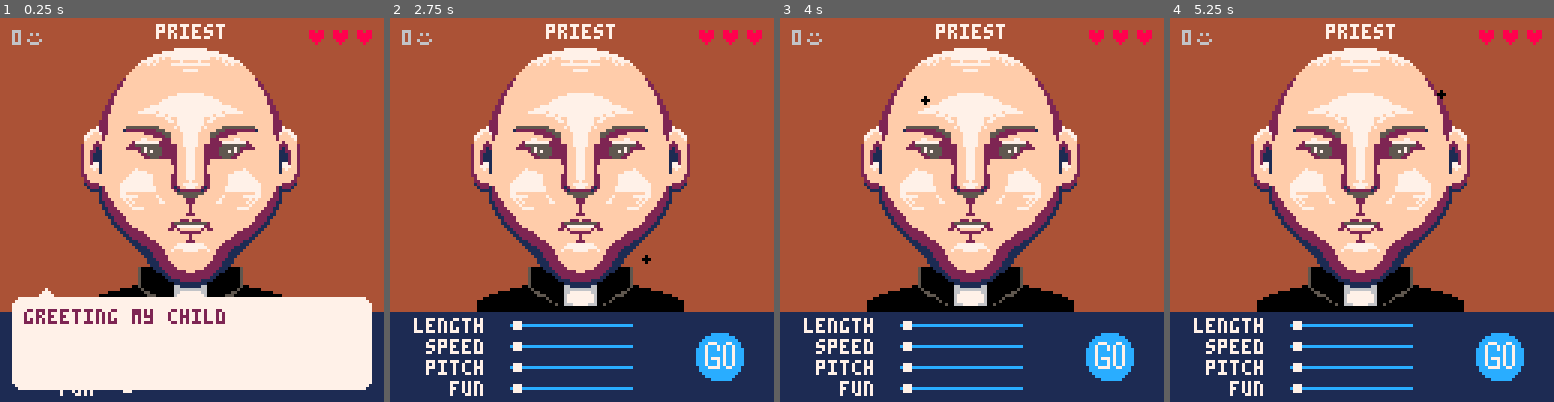
Above: before the commit, frames 1-4 (left to right).
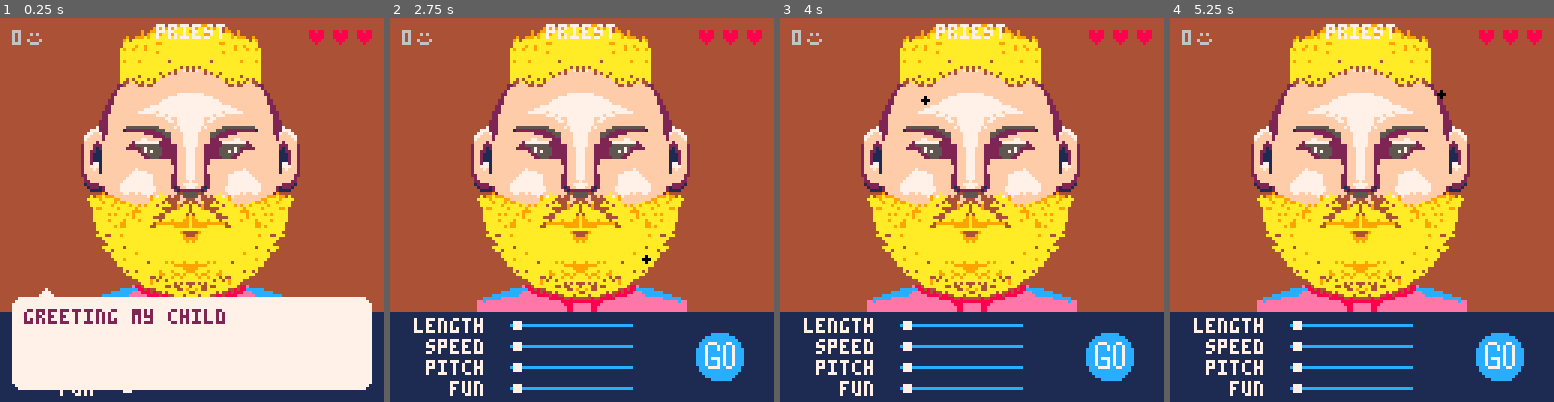
Above: after the commit, the same moments.

Repository: Alfie-Edwards/game-boys
Game: PICO-8 cartridge game.p8
Two runs of this game, one before a commit and one after it. Both use one fixed random seed, a clock stepped at 60 frames per second and the inputs below.
Inputs (mouse positions are in pixels of both pictures, inside the frame that each line leads up to):
- Up to frame 1 (0.25 s): no input
- Up to frame 2 (2.75 s): tap O (Z key) at 0.33, 0.7, 1.43, 2.22 s; click (459, 121) at 0.67 s; tap X (X key) at 1.07, 2.07, 2.4, 2.73 s; click (520, 267) at 1.22 s; click (585, 114) at 1.77 s; click (647, 259) at 2.32 s
- Up to frame 3 (4 s): click (1102, 106) at 2.87 s; tap X (X key) at 3.07, 3.4, 3.73 s; tap O (Z key) at 3.1, 3.98 s; click (864, 256) at 3.42 s; click (925, 102) at 3.97 s
- Up to frame 4 (5.25 s): tap X (X key) every 0.33 s from 4.07 to 5.07 s; click (1381, 248) at 4.52 s; tap O (Z key) at 4.87 s; click (1442, 94) at 5.07 s

The runs differ from the first frame. In frame 1, 16% of the frame differs, in the area x 22-77%, y 1-73%; in frame 2, 18%; in frame 3, 18%, in the area x 22-78%, y 1-77%; in frame 4, 18%.

Commit message:
separate specific features; beardy man face

Diff:
--- a/face.lua
+++ b/face.lua
@@ -1,9 +1,15 @@
 sprite_info = {
+	neutral_eyes_sprite = 80,
+	neutral_mouth_sprite = 83,
+	["big beardy man"] = {
+		beard_sprite = 139,
+		collar_sprite = 122,
+		hair_sprite = 74,
+		moustache_sprite = 71,
+	},
 	priest = {
 		collar_sprite = 101,
-		neutral_eyes_sprite = 80,
-		neutral_mouth_sprite = 83,
-	}
+	},
 }
 
 function draw_rotated_anticlockwise(x, y, w_tiles, h_tiles, map_x, map_y, flip_y)
@@ -89,42 +95,81 @@
 	return x * 8
 end
 
-function draw_collar_left(sprite_idx, x, y)
-	spr(sprite_idx, x, y, 5, 2, false, false)
-end
-function draw_collar_right(sprite_idx, x, y)
-	spr(sprite_idx, x, y, 5, 2, true, false)
-end
-function draw_collar(sprite_idx, head_bottom)
-	draw_collar_left(sprite_idx, 64 - tiles(5), head_bottom - tiles(1))
-	draw_collar_right(sprite_idx, 64 - 1,       head_bottom - tiles(1))
-end
-
-function draw_neutral_eyes_left(sprite_idx, x, y)
-	spr(sprite_idx, x, y, 3, 3, true, false)
-end
-function draw_neutral_eyes_right(sprite_idx, x, y)
-	spr(sprite_idx, x, y, 3, 3, false, false)
-end
 function draw_neutral_eyes(sprite_idx, head_top, head_left, head_right)
-	draw_neutral_eyes_left(sprite_idx, head_left + 3, head_top + tiles(3))
+	function draw_neutral_eyes_left(sprite_idx, x, y)
+		spr(sprite_idx, x, y, 3, 3, true, false)
+	end
+	function draw_neutral_eyes_right(sprite_idx, x, y)
+		spr(sprite_idx, x, y, 3, 3, false, false)
+	end
+
+	draw_neutral_eyes_left(sprite_idx,  head_left + 3,             head_top + tiles(3))
 	draw_neutral_eyes_right(sprite_idx, head_right - tiles(3) - 3, head_top + tiles(3))
 end
 
-function draw_neutral_mouth_left(sprite_idx, x, y)
-	spr(sprite_idx, x, y, 2, 3, false, false)
-end
-function draw_neutral_mouth_right(sprite_idx, x, y)
-	spr(sprite_idx, x, y, 2, 3, true, false)
-end
 function draw_neutral_mouth(sprite_idx, head_bottom, head_left, head_right)
-	draw_neutral_mouth_left(sprite_idx, head_left + tiles(2), head_bottom - tiles(4))
+	function draw_neutral_mouth_left(sprite_idx, x, y)
+		spr(sprite_idx, x, y, 2, 3, false, false)
+	end
+	function draw_neutral_mouth_right(sprite_idx, x, y)
+		spr(sprite_idx, x, y, 2, 3, true, false)
+	end
+
+	draw_neutral_mouth_left(sprite_idx,  head_left + tiles(2),  head_bottom - tiles(4))
 	draw_neutral_mouth_right(sprite_idx, head_right - tiles(4), head_bottom - tiles(4))
+end
+
+function draw_priest(head_left, head_right, head_top, head_bottom)
+	function draw_collar_left(sprite_idx, x, y)
+		spr(sprite_idx, x, y, 5, 2, false, false)
+	end
+	function draw_collar_right(sprite_idx, x, y)
+		spr(sprite_idx, x, y, 5, 2, true, false)
+	end
+
+	draw_collar_left(sprite_info.priest.collar_sprite,  64 - tiles(5), head_bottom - tiles(1))
+	draw_collar_right(sprite_info.priest.collar_sprite, 64 - 1,        head_bottom - tiles(1))
+end
+
+function draw_big_beardy_man(head_left, head_right, head_top, head_bottom)
+	function draw_collar_left(sprite_idx, x, y)
+		spr(sprite_idx, x, y, 5, 1, false, false)
+	end
+	function draw_collar_right(sprite_idx, x, y)
+		spr(sprite_idx, x, y, 5, 1, true, false)
+	end
+	function draw_beard_left(sprite_idx, x, y)
+		spr(sprite_idx, x, y, 5, 4, false, false)
+	end
+	function draw_beard_right(sprite_idx, x, y)
+		spr(sprite_idx, x, y, 5, 4, true, false)
+	end
+	function draw_hair_left(sprite_idx, x, y)
+		spr(sprite_idx, x, y, 3, 3, false, false)
+	end
+	function draw_hair_right(sprite_idx, x, y)
+		spr(sprite_idx, x, y, 3, 3, true, false)
+	end
+	function draw_moustache_left(sprite_idx, x, y)
+		spr(sprite_idx, x, y, 3, 2, true, false)
+	end
+	function draw_moustache_right(sprite_idx, x, y)
+		spr(sprite_idx, x, y, 3, 2, false, false)
+	end
+
+	draw_collar_left(sprite_info["big beardy man"].collar_sprite,  64 - tiles(5) + 5, head_bottom)
+	draw_collar_right(sprite_info["big beardy man"].collar_sprite, 64 - 1 - 4,        head_bottom)
+	draw_beard_left(sprite_info["big beardy man"].beard_sprite,  64 - tiles(5), head_bottom - tiles(4))
+	draw_beard_right(sprite_info["big beardy man"].beard_sprite, 64 - 1,        head_bottom - tiles(4))
+	draw_hair_left(sprite_info["big beardy man"].hair_sprite,  64 - tiles(3), head_top - tiles(1))
+	draw_hair_right(sprite_info["big beardy man"].hair_sprite, 64 - 1,        head_top - tiles(1))
+	draw_moustache_left(sprite_info["big beardy man"].moustache_sprite,  64 - tiles(3), head_bottom - tiles(4) - 4)
+	draw_moustache_right(sprite_info["big beardy man"].moustache_sprite, 64 - 1,        head_bottom - tiles(4) - 4)
 end
 
 function draw_head(name)
 	-- TODO #temp
-	name = "priest"
+	name = "big beardy man"
 
 	-- setup
 	pal()
@@ -137,18 +182,23 @@
 	local head_bottom = head_top + tiles(10)
 
 	-- base
-	draw_base_left(head_left, head_top)
+	draw_base_left(head_left,              head_top)
 	draw_base_right(head_right - tiles(4), head_top)
 
 	draw_ear_left(head_left - tiles(1) + 1, head_top + tiles(3))
 	draw_ear_right(head_right - 1,          head_top + tiles(3))
 
-	-- features
-	draw_collar(sprite_info[name].collar_sprite, head_bottom)
-
-	draw_neutral_eyes(sprite_info[name].neutral_eyes_sprite,
+	-- generic features
+	draw_neutral_eyes(sprite_info.neutral_eyes_sprite,
 	                  head_top, head_left, head_right)
 
-	draw_neutral_mouth(sprite_info[name].neutral_mouth_sprite,
+	draw_neutral_mouth(sprite_info.neutral_mouth_sprite,
 	                   head_bottom, head_left, head_right)
-end
+
+	-- specific features
+	if name == "priest" then
+		draw_priest(head_left, head_right, head_top, head_bottom)
+	elseif name == "big beardy man" then
+		draw_big_beardy_man(head_left, head_right, head_top, head_bottom)
+	end
+end
